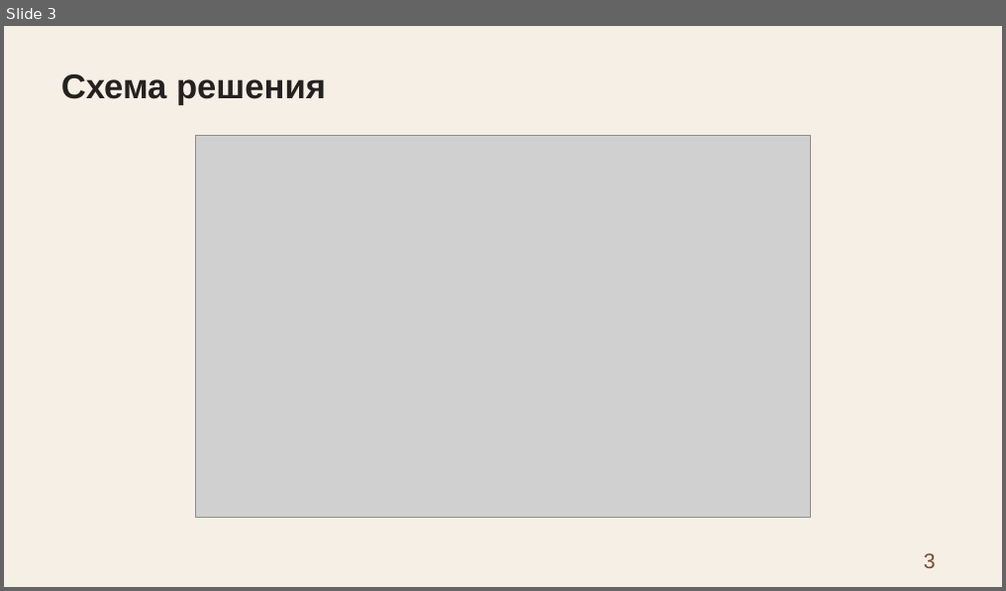
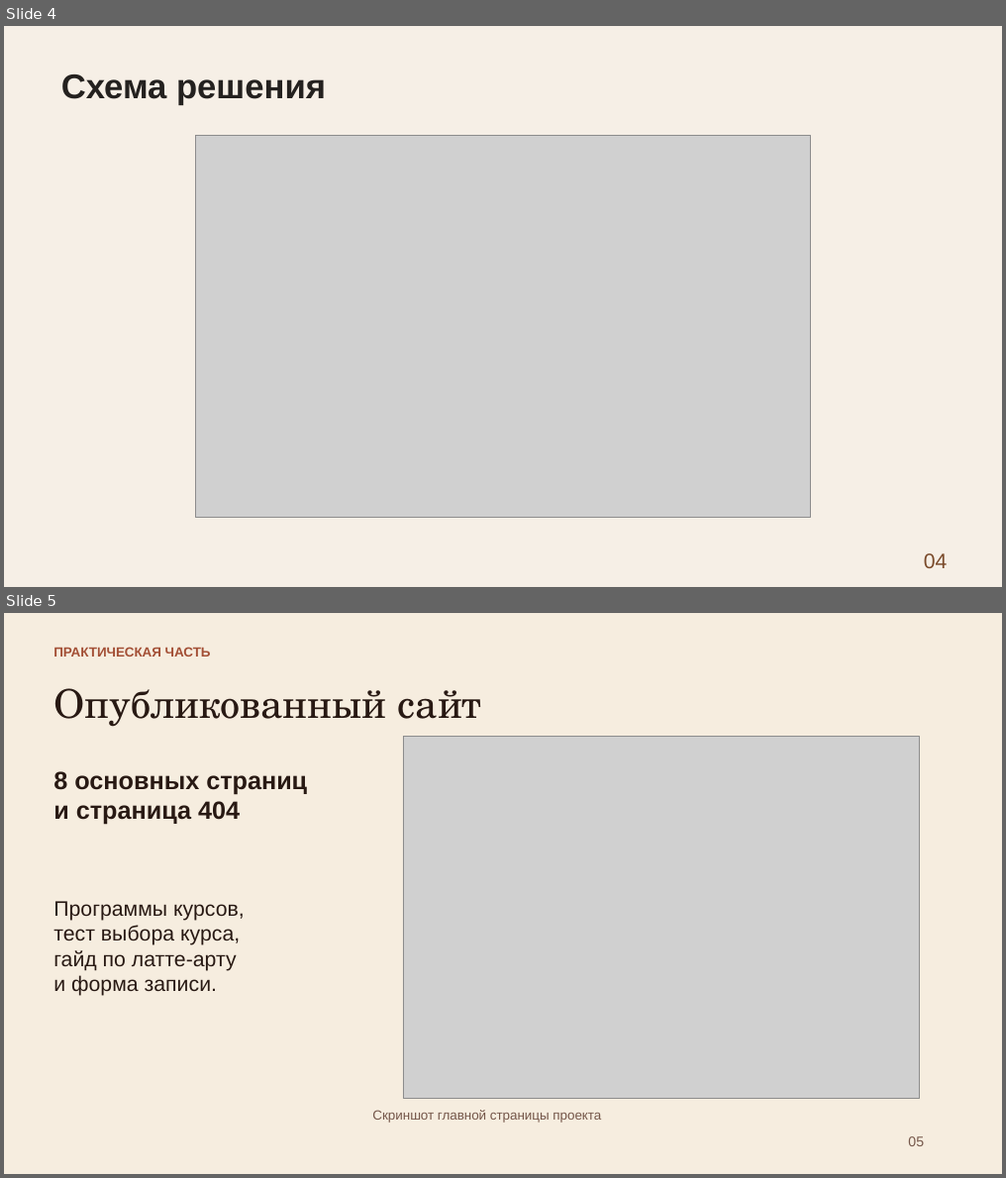
Before and after one commit to 4youmans/funnel-project, a slide deck: kursovaya_rabota/zerno7/presentation/zashchita.pptx. Shown one above the other, each under a label of ours: slide 3 before the commit, slides 4 and 5 after it. The pictures are 1006x591 and 1006x1178 pixels, drawn with LibreOffice and Linux fonts; fonts in the diff are those of the drawing; grey boxes stand for pictures. Boxes give left, top, right and bottom in pixels: in the first picture for what was removed or moved away, otherwise in the second. Text is boxed around its words. In the diff, an @@ line names an element or a change of style, - is before the commit and + after.

```diff
--- a/kursovaya_rabota/zerno7/presentation/zashchita.pptx
+++ b/kursovaya_rabota/zerno7/presentation/zashchita.pptx
@@ slide 5 added at <box>4,613,1002,1174</box>, background #F6EDDF @@
@@ text added at <box>54,647,211,657</box>, 12.8 pt, text #A34F35, bold @@
+ПРАКТИЧЕСКАЯ ЧАСТЬ
@@ text added at <box>54,688,482,727</box>, 38.2 pt, text #281913 @@
+Опубликованный сайт
@@ picture added at <box>403,737,919,1099</box> @@
@@ text added at <box>54,771,307,825</box>, 24 pt, text #281913, bold @@
+8 основных страниц
+и страница 404
@@ text added at <box>54,901,245,996</box>, 20.2 pt, text #281913 @@
+Программы курсов,
+тест выбора курса,
+гайд по латте-арту
+и форма записи.
@@ text added at <box>372,1110,601,1123</box>, 12.8 pt, text #75574A @@
+Скриншот главной страницы проекта
@@ text added at <box>908,1137,924,1147</box>, 13.5 pt, text #75574A @@
+05
@@ what was slide 3 is now slide 4 @@
@@ slide 4 changed as well @@
@@ text at <box>924,554,947,569</box>: text changed @@
-3
+04
```
Also in this commit, not shown: 2 other slides changed, 10 other slides added, 9 slides removed, 1 other file.
